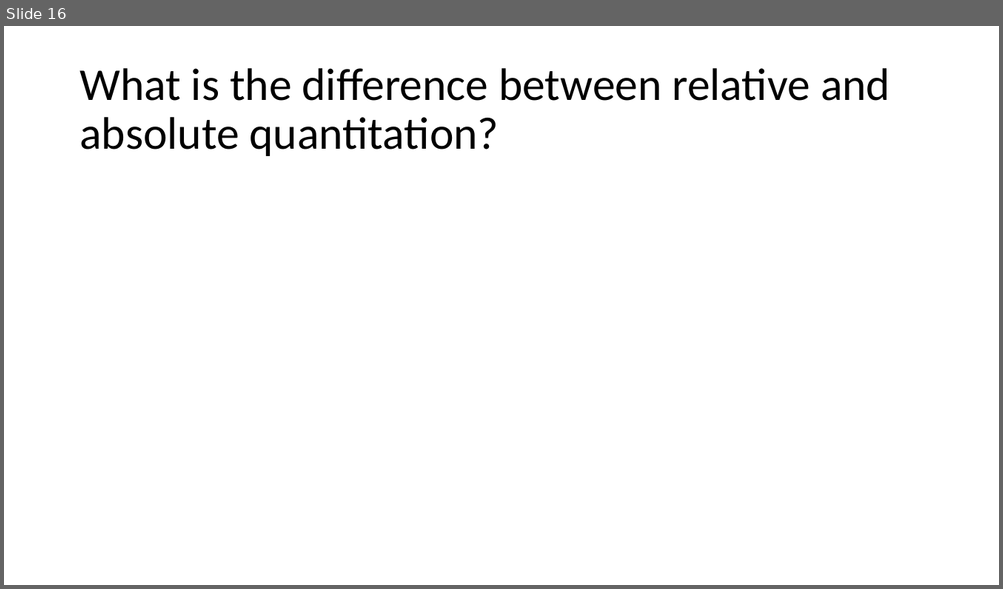
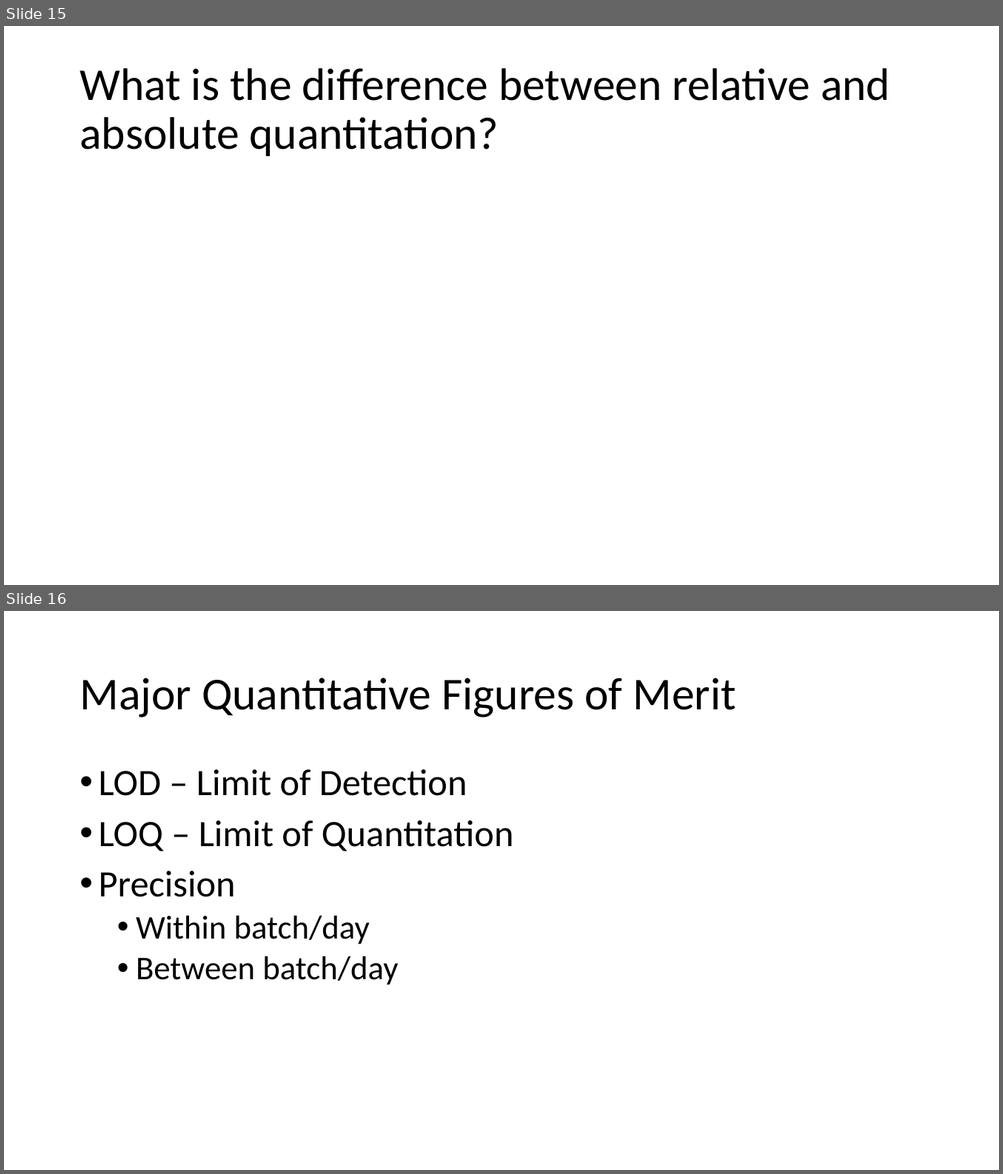
Before and after one commit to beliveau-lab/gen575, a slide deck: lectures/3.Quant101.Calibration.pptx. Shown one above the other, each under a label of ours: slide 16 before the commit, slides 15 and 16 after it. The pictures are 1003x589 and 1003x1174 pixels, drawn with LibreOffice and Linux fonts; fonts in the diff are those of the drawing. Boxes give left, top, right and bottom in pixels: in the first picture for what was removed or moved away, otherwise in the second. Text is boxed around its words. In the diff, an @@ line names an element or a change of style, - is before the commit and + after.

```diff
--- a/lectures/3.Quant101.Calibration.pptx
+++ b/lectures/3.Quant101.Calibration.pptx
@@ slide 16 added at <box>4,611,999,1170</box>, background #FFFFFF @@
@@ title added at <box>79,678,736,718</box>, 44 pt, text #000000 @@
+Major Quantitative Figures of Merit
@@ text added at <box>99,769,514,985</box>, 36 pt, text #000000 @@
+• LOD – Limit of Detection
+• LOQ – Limit of Quantitation
+• Precision
+  • Within batch/day
+  • Between batch/day
@@ what was slide 16 is now slide 15 @@
```
Also in this commit, not shown: 2 other slides added, 1 slide removed.
